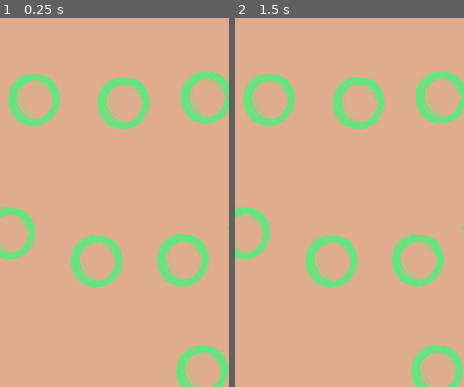
Above: before the commit, frames 1-2 (left to right).
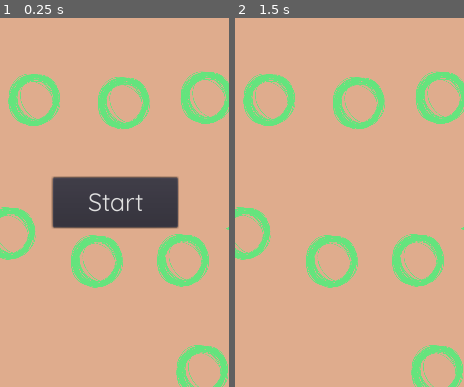
Above: after the commit, the same moments.

Repository: amalija-ramljak/superteacher
Game: Godot game, scene res://leveldata/scenes/Hodnik.tscn
Same seed, same stepped clock (60 frames per second), same inputs: the game is played once before the commit and once after it. This scene is started directly instead of the project's main scene.
Inputs (mouse positions are % of the whole screen's width and height, from its top left):
- Up to frame 1 (0.25 s): no input
- Up to frame 2 (1.5 s): click (51, 56) at 0.5 s, where only the run after the commit has a clickable "Start"; tap Enter at 1.25 s
The pictures show only the part of the screen within x 26-76%, y 31-81%; the shares and areas given below are measured in that part.

The runs differ from the first frame. In frame 1, 8.0% of the frame differs, in the area x 22-79%, y 42-58%; in frame 2, nothing differs.
Error before the commit: Invalid call to function 'start_level' in base 'Reference (LevelLoad.gd)'. Expected 1 arguments. (res://leveldata/scenes/scripts/Hodnik.gd:14)

Commit message:
added a play button to levels, need play functionality

Diff:
--- a/Main.gd
+++ b/Main.gd
@@ -13,5 +13,4 @@
 func on_level_selected(level_name):
 	var path = "res://leveldata/scenes/%s.tscn" % level_name
 	var level_scene = load(path)
-	print(level_name)
 	get_tree().change_scene_to(level_scene)
--- a/leveldata/LevelLoad.gd
+++ b/leveldata/LevelLoad.gd
@@ -1,4 +1,7 @@
 # helper functions to load a level
+# like a parent class but I don't know OOP in Godot
+
+var StartLevel = preload("res://scenes/components/StartLevel.tscn")
 
 func load_level(level_node, situation_indices, question_path):
 	set_situations(situation_indices, level_node)
@@ -8,14 +11,13 @@
 	return [{'question':'Text of question', 'answers': ['T', 'N1', 'N2', 'N3']}]
 
 func set_situations(indices, level_node):
-	var situation_texture = load("res://visuals/images/smallstar.png")
 	for index in indices:
-		level_node.get_child(index).get_child(0).texture = situation_texture
+		level_node.get_child(index).situation()
 
 func start_level(level_node):
-	# create a button to start the questions
-	# add it as a child to the level
-	# it needs to be connected to its own pressed state to hide itself
-	# or the level should handle it by removing that child? it will probably be
-	# at the last index of its children
+	var play_button = StartLevel.instance()
+	play_button.get_child(0).connect("button_up", level_node, "play_level")
+	level_node.add_child(play_button)
+
+func play(level_node):
 	pass
--- a/leveldata/scenes/scripts/Dvoriste.gd
+++ b/leveldata/scenes/scripts/Dvoriste.gd
@@ -11,3 +11,10 @@
 
 func _ready():
 	questions = level_loader.load_level(self, situation_numbers, question_path)
+	level_loader.start_level(self)
+
+func play_level():
+	# removes the button which would be at the last index
+	print(self.get_child(self.get_child_count()-1))
+	self.remove_child(self.get_child(self.get_child_count()-1))
+	level_loader.play(self)
--- a/leveldata/scenes/scripts/Hodnik.gd
+++ b/leveldata/scenes/scripts/Hodnik.gd
@@ -11,4 +11,10 @@
 
 func _ready():
 	questions = level_loader.load_level(self, situation_numbers, question_path)
-	level_loader.start_level()
+	level_loader.start_level(self)
+
+func play_level():
+	# removes the button which would be at the last index
+	print(self.get_child(self.get_child_count()-1))
+	self.remove_child(self.get_child(self.get_child_count()-1))
+	level_loader.play(self)
--- /dev/null
+++ b/scenes/components/StartLevel.tscn
@@ -0,0 +1,31 @@
+[gd_scene load_steps=3 format=2]
+
+[ext_resource path="res://fonts/QuickSand/Quicksand-Regular.ttf" type="DynamicFontData" id=1]
+
+[sub_resource type="DynamicFont" id=1]
+size = 30
+font_data = ExtResource( 1 )
+
+[node name="StartLevel" type="Control"]
+anchor_right = 1.0
+anchor_bottom = 1.0
+margin_left = -1.29236
+margin_right = -1.29236
+__meta__ = {
+"_edit_use_anchors_": false
+}
+
+[node name="Button" type="Button" parent="."]
+anchor_left = 0.5
+anchor_top = 0.5
+anchor_right = 0.5
+anchor_bottom = 0.5
+margin_left = -75.0
+margin_top = 20.0
+margin_right = 75.0
+margin_bottom = 80.0
+custom_fonts/font = SubResource( 1 )
+text = "Start"
+__meta__ = {
+"_edit_use_anchors_": false
+}
